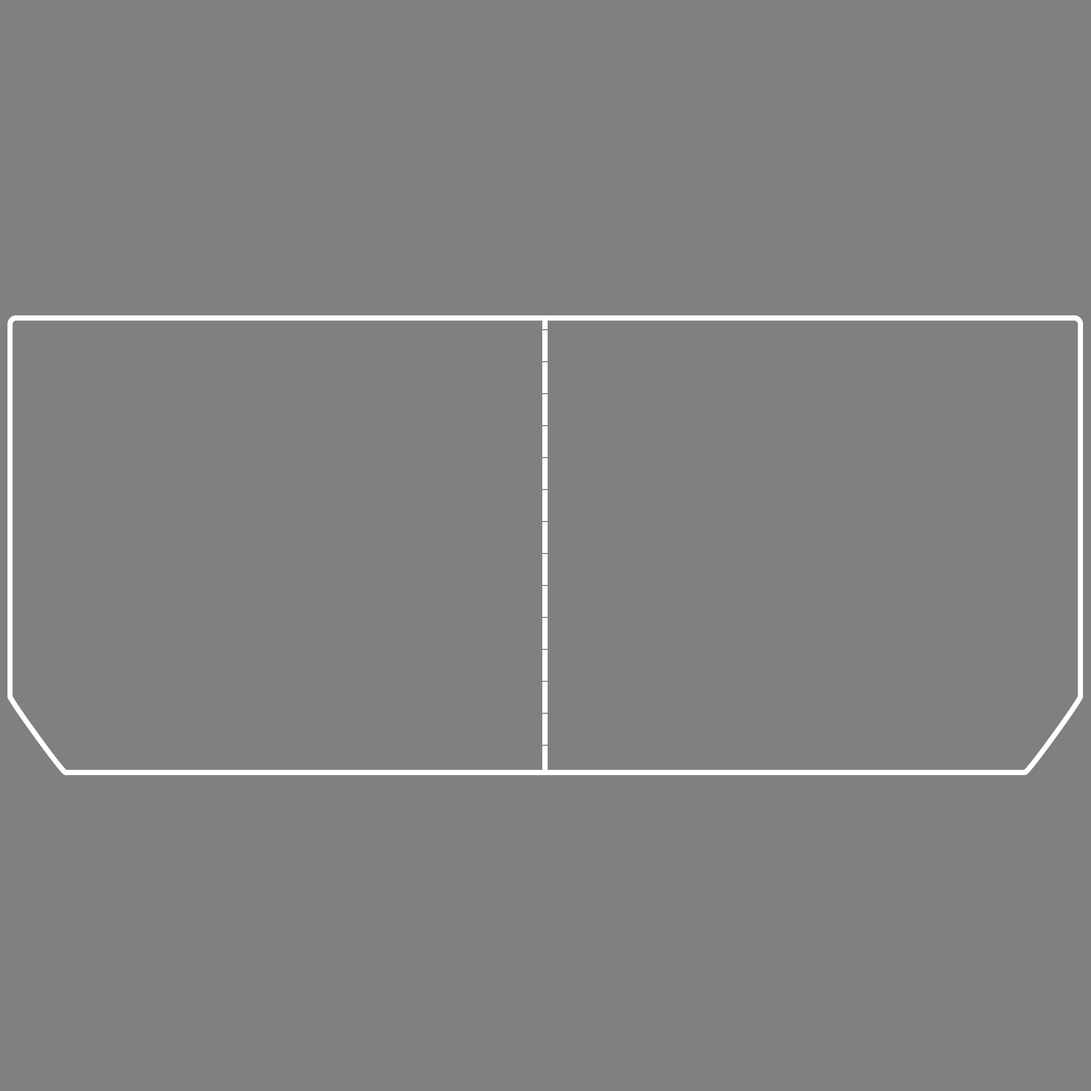
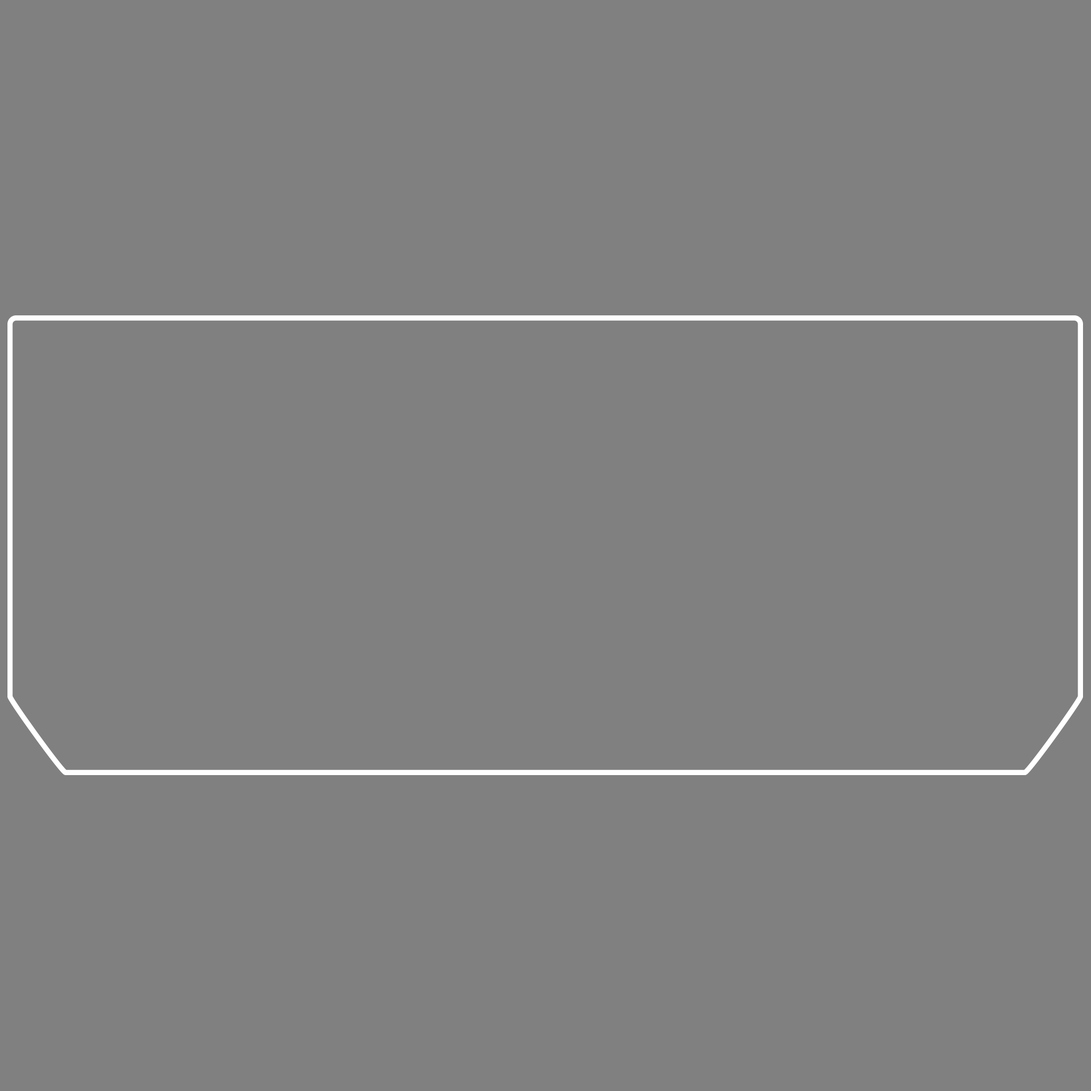
Revision of a layered 1091 x 1091 image; what changed, layer by layer:
hid "Shape 1" over [542, 320, 548, 771]
